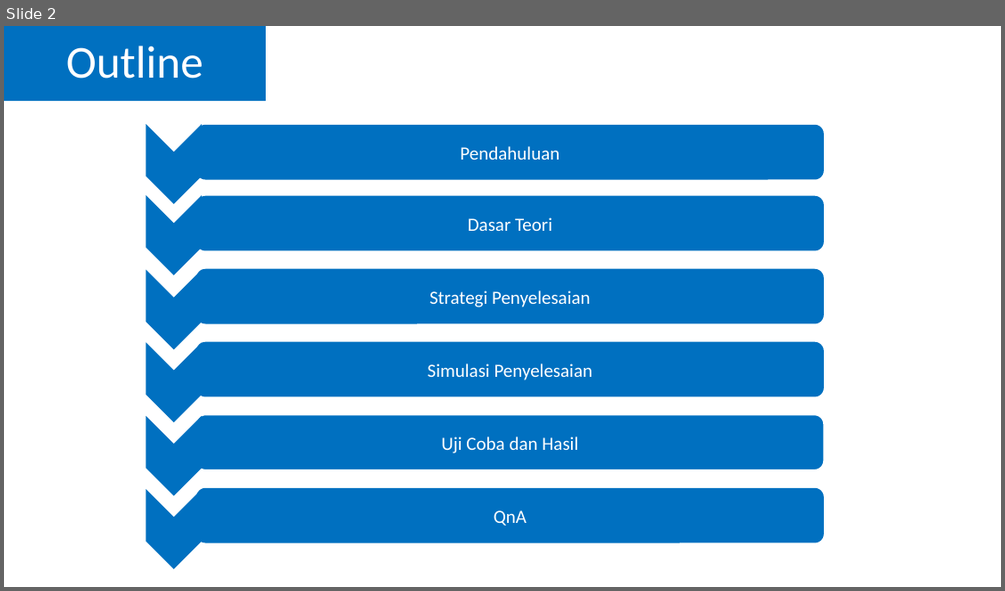
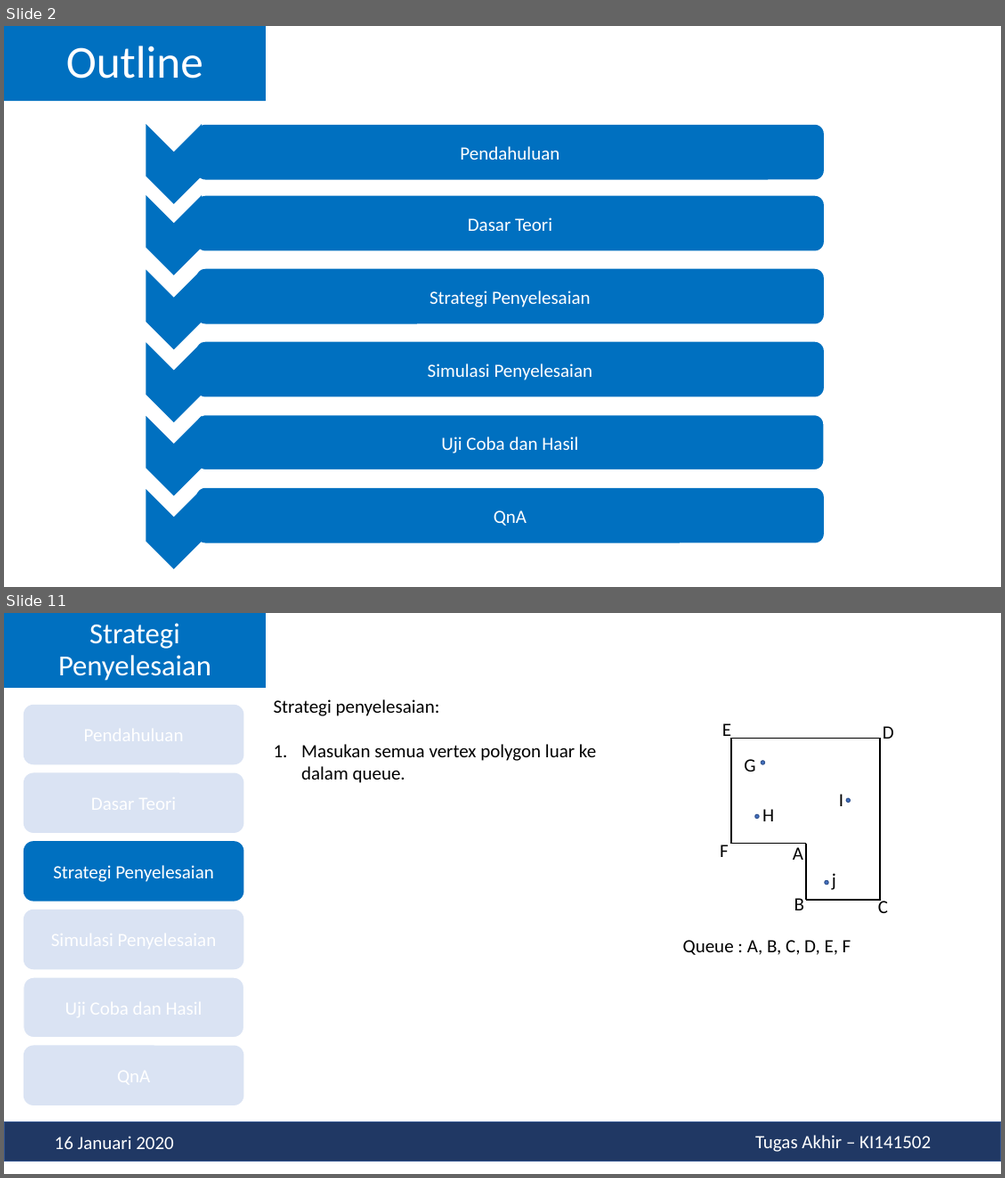
Before and after one commit to ogabeezle/TA, a slide deck: Presentasi Sidang TA.pptx. Shown one above the other, each under a label of ours: slide 2 before the commit, slides 2 and 11 after it; the slides between them are not shown. The pictures are 1005x591 and 1005x1178 pixels, drawn with LibreOffice and Linux fonts; fonts in the diff are those of the drawing. Boxes give left, top, right and bottom in pixels: in the first picture for what was removed or moved away, otherwise in the second. Text is boxed around its words. In the diff, an @@ line names an element or a change of style, - is before the commit and + after.

```diff
--- a/Presentasi Sidang TA.pptx
+++ b/Presentasi Sidang TA.pptx
@@ slide 11 added at [4,613,1001,1174], background #FFFFFF @@
@@ title added at [4,613,266,688], fill #0070C0, 28 pt, text #FFFFFF @@
+Strategi Penyelesaian
@@ rounded rectangle added at [24,705,244,764], fill #DAE3F3 @@
@@ text added at [274,699,596,783], 18 pt, text #000000 @@
+Strategi penyelesaian:
+1. Masukan semua vertex polygon luar ke dalam queue.
@@ text added at [722,723,731,742], 18 pt, text #000000 @@
+E
@@ line added from (732, 738) to (732, 844), #000000 1.5 pt @@
@@ line added from (882, 738) to (732, 738), #000000 1.5 pt @@
@@ line added from (881, 738) to (881, 900), #000000 1.5 pt @@
@@ text added at [882,726,894,738], 18 pt, text #000000 @@
+D
@@ text added at [744,759,755,771], 18 pt, text #000000 @@
+G
@@ ellipse added at [760,761,764,764], fill #4472C4, outline #325491 1 pt @@
@@ rounded rectangle added at [24,773,244,833], fill #DAE3F3 @@
@@ text added at [839,794,843,806], 18 pt, text #000000 @@
+I
@@ ellipse added at [846,798,850,803], fill #4472C4, outline #325491 1 pt @@
@@ ellipse added at [755,814,760,818], fill #4472C4, outline #325491 1 pt @@
@@ text added at [762,809,774,821], 18 pt, text #000000 @@
+H
@@ rounded rectangle added at [24,841,244,900], fill #0070C0, 18 pt, text #FFFFFF @@
+Strategi Penyelesaian
@@ text added at [720,844,728,857], 18 pt, text #000000 @@
+F
@@ line added from (732, 844) to (807, 844), #000000 1.5 pt @@
@@ text added at [793,847,803,860], 18 pt, text #000000 @@
+A
@@ line added from (807, 844) to (807, 900), #000000 1.5 pt @@
@@ text added at [832,873,836,890], 18 pt, text #000000 @@
+j
@@ text added at [794,898,804,910], 18 pt, text #000000 @@
+B
@@ line added from (882, 900) to (807, 900), #000000 1.5 pt @@
@@ ellipse added at [825,881,829,884], fill #4472C4, outline #325491 1 pt @@
@@ text added at [878,897,888,913], 18 pt, text #000000 @@
+C
@@ rounded rectangle added at [24,909,244,969], fill #DAE3F3 @@
@@ text added at [683,940,851,955], 18 pt, text #000000 @@
+Queue : A, B, C, D, E, F
@@ rounded rectangle added at [24,977,244,1037], fill #DAE3F3, outline #FFFFFF 1 pt @@
@@ rounded rectangle added at [24,1046,244,1105], fill #DAE3F3 @@
@@ rectangle added at [4,1122,1001,1161], fill #203864, outline #325491 1 pt @@
@@ rectangle added at [48,1127,184,1158], fill #203864, 18 pt, text #FFFFFF @@
+16 Januari 2020
@@ rectangle added at [748,1127,941,1157], fill #203864, 18 pt, text #FFFFFF @@
+Tugas Akhir – KI141502
```
Also in this commit, not shown: 8 slides changed, 41 other slides added, 7 other files.
